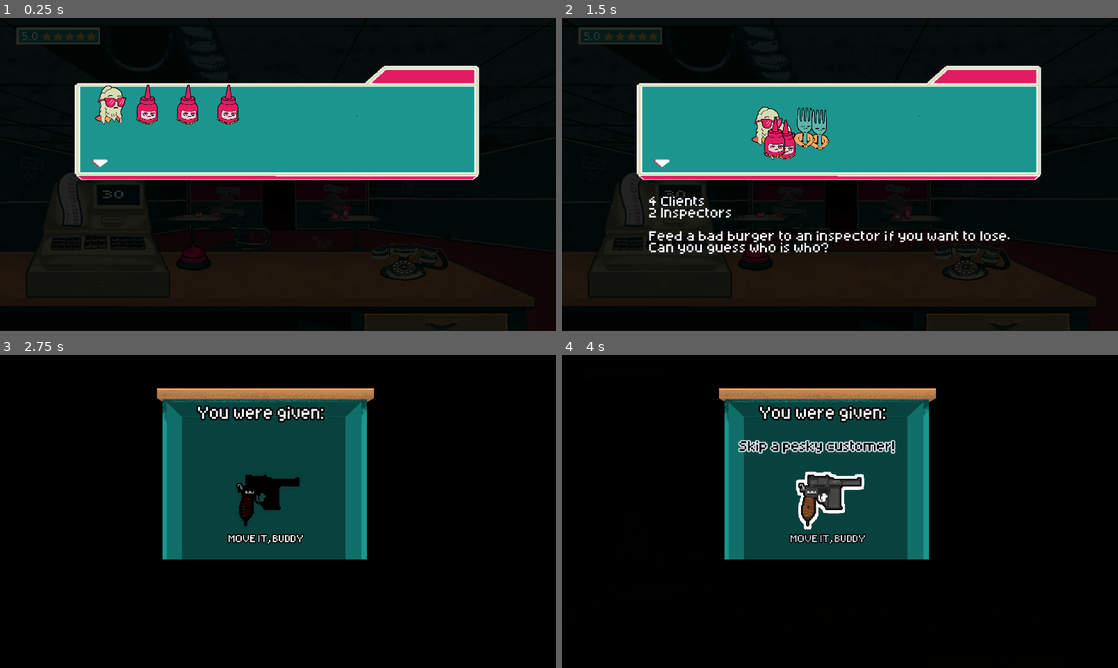
Above: before the commit, frames 1-4 (two rows, left to right).
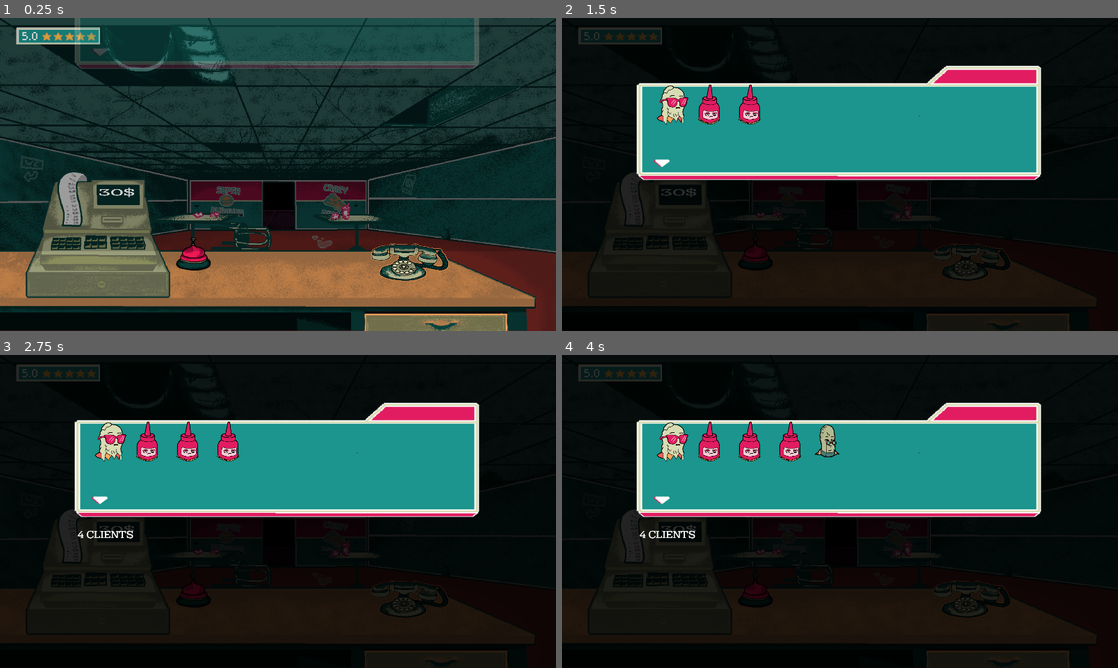
Above: after the commit, the same moments.

Repository: fgnovais/brackeys26.2
Game: Godot game, scene res://UI/level.tscn
Two runs of this game, one before a commit and one after it. Both use one fixed random seed, a clock stepped at 60 frames per second and the inputs below.
Inputs (mouse positions are in pixels of both pictures, inside the frame that each line leads up to):
- Up to frame 1 (0.25 s): no input
- Up to frame 2 (1.5 s): move the mouse to (756, 252) at 0.52 s; hold Space (space) 0.53-1.28 s; click (756, 252) at 0.67 s; move the mouse to (995, 324) at 1.27 s; click (995, 324) at 1.35 s
- Up to frame 3 (2.75 s): tap Space (space) at 1.55 s; click (389, 605) at 2 s, where only the run before the commit has a clickable "START DAY"
- Up to frame 4 (4 s): tap Enter at 2.75 s; move the mouse to (828, 492) at 2.77 s; hold Space (space) 2.78-3.53 s; click (828, 492) at 2.92 s; tap Space (space) at 3.6 s; click (828, 492) at 3.67 s

The runs differ from the first frame. In frame 1, 91% of the frame differs, in the area x 0-100%, y 0-100%; in frame 2, 4.2%; in frame 3, 46%; in frame 4, 46%.

Commit message:
AUDIO

Diff:
--- a/ghetto-restaurant/Assets/inspector_highlight.tres
+++ b/ghetto-restaurant/Assets/inspector_highlight.tres
@@ -4,6 +4,6 @@
 
 [resource]
 shader = ExtResource("1_4bd6i")
-shader_parameter/line_color = Color(1, 0, 0, 1)
+shader_parameter/line_color = Color(1, 0.84313726, 0, 1)
 shader_parameter/line_thickness = 20.0
 shader_parameter/onoff = 1.0
--- a/ghetto-restaurant/UI/bell.tscn
+++ b/ghetto-restaurant/UI/bell.tscn
@@ -4,7 +4,7 @@
 [ext_resource type="PackedScene" uid="uid://dnnwt5r5gbtot" path="res://UI/hover_component.tscn" id="2_fqbv2"]
 [ext_resource type="Texture2D" uid="uid://bi67mdeyk0rab" path="res://UI/bell.png" id="3_akgyd"]
 [ext_resource type="AudioStream" uid="uid://bmr8ni2ai5atl" path="res://Assets/ding.mp3" id="4_fqbv2"]
-[ext_resource type="FontFile" uid="uid://jiffeyp7pgb" path="res://Assets/aseprite.otf" id="5_akgyd"]
+[ext_resource type="FontFile" uid="uid://jiffeyp7pgb" path="res://Assets/oldwest.otf" id="5_akgyd"]
 
 [sub_resource type="LabelSettings" id="LabelSettings_7ta8d"]
 font = ExtResource("5_akgyd")
@@ -25,10 +25,11 @@
 stream = ExtResource("4_fqbv2")
 
 [node name="Label" type="Label" parent="." unique_id=1715014584]
-offset_left = -222.0
-offset_top = -109.0
-offset_right = 436.0
-offset_bottom = -63.0
+offset_left = -230.00002
+offset_top = -94.0
+offset_right = 428.0
+offset_bottom = -48.0
+scale = Vector2(0.795, 0.795)
 text = "Skip Client (Lose 1 Rating)"
 label_settings = SubResource("LabelSettings_7ta8d")
 
--- a/ghetto-restaurant/UI/dialog_box.gd
+++ b/ghetto-restaurant/UI/dialog_box.gd
@@ -10,6 +10,7 @@
 	label.visible_ratio = 0
 	face_card.texture = face
 	#process_mode = Node.PROCESS_MODE_DISABLED
+
 func show_dialog_box(dialog : String):
 	var tween = create_tween()
 	tween.tween_property(self, "modulate", Color.WHITE, 1).finished
--- a/ghetto-restaurant/UI/dialog_box.tscn
+++ b/ghetto-restaurant/UI/dialog_box.tscn
@@ -2,7 +2,7 @@
 
 [ext_resource type="Texture2D" uid="uid://digwcvks4smit" path="res://Assets/client_box.png" id="1_wc47m"]
 [ext_resource type="Script" uid="uid://clkhlurtwx6wv" path="res://UI/dialog_box.gd" id="2_diy2i"]
-[ext_resource type="FontFile" uid="uid://jiffeyp7pgb" path="res://Assets/aseprite.otf" id="3_6co6m"]
+[ext_resource type="FontFile" uid="uid://jiffeyp7pgb" path="res://Assets/oldwest.otf" id="3_6co6m"]
 [ext_resource type="Texture2D" uid="uid://oesd77fs1cu7" path="res://Assets/faces/cop_face.png" id="4_7oaei"]
 
 [sub_resource type="LabelSettings" id="LabelSettings_pncti"]
@@ -21,9 +21,10 @@
 custom_minimum_size = Vector2(128, 128)
 layout_mode = 0
 offset_left = 31.0
-offset_top = 80.0
-offset_right = 495.0
-offset_bottom = 208.0
+offset_top = 51.0
+offset_right = 599.9441
+offset_bottom = 179.0
+scale = Vector2(0.805, 0.805)
 theme_override_fonts/font = ExtResource("3_6co6m")
 text = "Can i get a burger please"
 label_settings = SubResource("LabelSettings_pncti")
--- a/ghetto-restaurant/UI/dialog_system.gd
+++ b/ghetto-restaurant/UI/dialog_system.gd
@@ -37,6 +37,7 @@
 			spawn()
 	else:
 		no_more_dialog.emit()
+		space_bar.hide()
 
 func show_message(text: String) -> void:
 	var inst : DialogBox = dialog_scene.instantiate()
--- a/ghetto-restaurant/UI/get_item.tscn
+++ b/ghetto-restaurant/UI/get_item.tscn
@@ -4,7 +4,7 @@
 [ext_resource type="Texture2D" uid="uid://c1nuyvywtlhd5" path="res://UI/drawer_no_arrow.png" id="2_d48o1"]
 [ext_resource type="PackedScene" uid="uid://bjhkdoe56uyc6" path="res://UI/item_icon.tscn" id="2_p432y"]
 [ext_resource type="Resource" uid="uid://cjbd5fkdnlw4a" path="res://Assets/Items/Lupa.tres" id="4_d48o1"]
-[ext_resource type="FontFile" uid="uid://jiffeyp7pgb" path="res://Assets/aseprite.otf" id="5_bu0nb"]
+[ext_resource type="FontFile" uid="uid://jiffeyp7pgb" path="res://Assets/oldwest.otf" id="5_bu0nb"]
 
 [sub_resource type="Shader" id="Shader_bu0nb"]
 resource_local_to_scene = true
--- a/ghetto-restaurant/UI/inside_phone.tscn
+++ b/ghetto-restaurant/UI/inside_phone.tscn
@@ -7,7 +7,7 @@
 [ext_resource type="Texture2D" uid="uid://h4ats8hdkpyi" path="res://UI/bad_meat.png" id="4_441io"]
 [ext_resource type="Resource" uid="uid://cffxeehgwieho" path="res://Assets/Items/good_meat_resource.tres" id="5_51xre"]
 [ext_resource type="Resource" uid="uid://phng332imj5i" path="res://Assets/Items/bad_meat_resource.tres" id="7_bryqp"]
-[ext_resource type="FontFile" uid="uid://jiffeyp7pgb" path="res://Assets/aseprite.otf" id="8_bryqp"]
+[ext_resource type="FontFile" uid="uid://jiffeyp7pgb" path="res://Assets/oldwest.otf" id="8_bryqp"]
 
 [sub_resource type="Shader" id="Shader_bryqp"]
 resource_local_to_scene = true
@@ -132,19 +132,18 @@
 
 [node name="Description" parent="ItemIcon" index="0" unique_id=1389996503]
 z_index = 2
-offset_left = -18.722214
-offset_top = -32.169033
-offset_right = 2079.858
-offset_bottom = 272.83096
-scale = Vector2(0.12809534, 0.14334267)
+offset_left = -1.3868027
+offset_top = -20.19917
+offset_right = 2097.1934
+offset_bottom = 284.80084
+scale = Vector2(0.15, 0.15)
 text = "Expensive meat"
 
 [node name="Name" parent="ItemIcon" index="1" unique_id=864228699]
-offset_left = 27.0433
-offset_top = 129.42416
-offset_right = 170.07742
-offset_bottom = 217.34149
-scale = Vector2(0.87262356, 0.8509317)
+offset_left = 28.430134
+offset_top = 128.67595
+offset_right = 171.46425
+offset_bottom = 216.59328
 text = "3 = 30$"
 
 [node name="ItemIcon2" parent="." unique_id=1469221418 instance=ExtResource("4_51xre")]
@@ -161,18 +160,18 @@
 
 [node name="Description" parent="ItemIcon2" index="0" unique_id=1389996503]
 z_index = 2
-offset_left = 22.937798
-offset_top = -29.304039
-offset_right = 1712.4026
-offset_bottom = 275.69595
-scale = Vector2(0.1432922, 0.15008344)
+offset_left = 21.408703
+offset_top = -19.780231
+offset_right = 1710.8735
+offset_bottom = 285.21976
+scale = Vector2(0.15, 0.15)
 text = "Cheap Meat"
 
 [node name="Name" parent="ItemIcon2" index="1" unique_id=864228699]
-offset_left = 42.052742
-offset_top = 135.53107
-offset_right = 307.05273
-offset_bottom = 164.53107
+offset_left = 51.22787
+offset_top = 127.47246
+offset_right = 316.22787
+offset_bottom = 163.47246
 text = "? = ?$"
 
 [node name="Label" type="Label" parent="." unique_id=970730162]
--- a/ghetto-restaurant/UI/item_icon.tscn
+++ b/ghetto-restaurant/UI/item_icon.tscn
@@ -2,7 +2,7 @@
 
 [ext_resource type="Texture2D" uid="uid://clcd1j1vfkvpc" path="res://Assets/Items/lupa.png" id="1_pxlly"]
 [ext_resource type="Script" uid="uid://dxsbfwx5rvy5l" path="res://UI/texture_rect.gd" id="2_umbco"]
-[ext_resource type="FontFile" uid="uid://jiffeyp7pgb" path="res://Assets/aseprite.otf" id="3_n06vd"]
+[ext_resource type="FontFile" uid="uid://jiffeyp7pgb" path="res://Assets/oldwest.otf" id="3_n06vd"]
 [ext_resource type="AudioStream" uid="uid://dsng4lpuekalk" path="res://Assets/Audio/UI.wav" id="3_umbco"]
 
 [sub_resource type="Shader" id="Shader_pxlly"]
@@ -39,13 +39,13 @@
 shader_parameter/onoff = 0.2000000095
 
 [sub_resource type="LabelSettings" id="LabelSettings_7ta8d"]
-font_size = 143
+font_size = 101
 font_color = Color(0, 0, 0, 1)
-outline_size = 65
+outline_size = 27
 
 [sub_resource type="LabelSettings" id="LabelSettings_n06vd"]
 font = ExtResource("3_n06vd")
-font_size = 29
+font_size = 26
 outline_size = 13
 outline_color = Color(0, 0, 0, 1)
 
@@ -61,11 +61,11 @@
 z_index = 1
 custom_minimum_size = Vector2(128, 128)
 layout_mode = 0
-offset_left = -28.999996
-offset_top = -86.0
-offset_right = 1667.9058
-offset_bottom = 219.0
-scale = Vector2(0.24555926, 0.22642022)
+offset_left = -35.0
+offset_top = -43.000004
+offset_right = 1661.9058
+offset_bottom = 348.0
+scale = Vector2(0.2, 0.2)
 theme_override_fonts/font = ExtResource("3_n06vd")
 text = "This item is AWESOME!!!"
 label_settings = SubResource("LabelSettings_7ta8d")
@@ -74,9 +74,10 @@
 [node name="Name" type="Label" parent="." unique_id=864228699]
 layout_mode = 0
 offset_left = 4.0
-offset_top = 172.0
-offset_right = 269.0
-offset_bottom = 201.0
+offset_top = 171.0
+offset_right = 343.0
+offset_bottom = 211.0
+scale = Vector2(0.885, 0.885)
 text = "Let's forget this"
 label_settings = SubResource("LabelSettings_n06vd")
 
--- a/ghetto-restaurant/UI/level.tscn
+++ b/ghetto-restaurant/UI/level.tscn
@@ -17,7 +17,7 @@
 [ext_resource type="AudioStream" uid="uid://dtrfksvgsu1wx" path="res://Assets/Audio/Cash Register 2.wav" id="9_1rd7f"]
 [ext_resource type="PackedScene" uid="uid://tvnrhe63rnis" path="res://UI/dialog_box.tscn" id="9_2im43"]
 [ext_resource type="Texture2D" uid="uid://cuqor4c18sm8a" path="res://Assets/player_box.png" id="10_7j0cy"]
-[ext_resource type="FontFile" uid="uid://jiffeyp7pgb" path="res://Assets/aseprite.otf" id="14_jnhw6"]
+[ext_resource type="FontFile" uid="uid://jiffeyp7pgb" path="res://Assets/oldwest.otf" id="14_jnhw6"]
 [ext_resource type="Texture2D" uid="uid://ck7trxt0c1yt1" path="res://UI/hp/0.5.png" id="16_ck4dv"]
 [ext_resource type="Texture2D" uid="uid://cbxjlh5rvtat1" path="res://UI/hp/1.png" id="17_inh4j"]
 [ext_resource type="Texture2D" uid="uid://doubuc8372enn" path="res://UI/hp/1.5.png" id="18_1rd7f"]
@@ -32,6 +32,7 @@
 [ext_resource type="Texture2D" uid="uid://q38td8i5smqa" path="res://UI/hp/4.5.png" id="24_8k21o"]
 [ext_resource type="Texture2D" uid="uid://b7kj0nw3gl1aj" path="res://UI/hp/5.png" id="25_ng07t"]
 [ext_resource type="Texture2D" uid="uid://cf4c0dgx26t30" path="res://Assets/Items/coupon.png" id="31_inh4j"]
+[ext_resource type="AudioStream" uid="uid://bk8yetx121xda" path="res://Assets/Audio/BackGround.wav" id="33_3mdya"]
 
 [sub_resource type="Animation" id="Animation_gjcv7"]
 length = 0.001
@@ -109,6 +110,18 @@
 "update": 0,
 "values": [Vector2(0.43296888, 0.23683104)]
 }
+tracks/3/type = "value"
+tracks/3/imported = false
+tracks/3/enabled = true
+tracks/3/path = NodePath("../../../ServiceController/Money:label_settings:font_color")
+tracks/3/interp = 1
+tracks/3/loop_wrap = true
+tracks/3/keys = {
+"times": PackedFloat32Array(0),
+"transitions": PackedFloat32Array(1),
+"update": 0,
+"values": [Color(1, 1, 1, 1)]
+}
 
 [sub_resource type="Animation" id="Animation_sn240"]
 resource_name = "add_money"
@@ -147,7 +160,19 @@
 "times": PackedFloat32Array(0, 0.26666668, 0.6333333),
 "transitions": PackedFloat32Array(1, 1, 1),
 "update": 0,
-"values": [Vector2(0.43296888, 0.23683104), Vector2(1.598, 0.917), Vector2(0.43296888, 0.23683104)]
+"values": [Vector2(0.3, 0.3), Vector2(1.598, 0.917), Vector2(0.3, 0.3)]
+}
+tracks/3/type = "value"
+tracks/3/imported = false
+tracks/3/enabled = true
+tracks/3/path = NodePath("../../../ServiceController/Money:label_settings:font_color")
+tracks/3/interp = 1
+tracks/3/loop_wrap = true
+tracks/3/keys = {
+"times": PackedFloat32Array(0, 0.26666668, 1.02),
+"transitions": PackedFloat32Array(1, 1, 1),
+"update": 0,
+"values": [Color(1, 1, 1, 1), Color(0, 1, 0, 1), Color(1, 1, 1, 1)]
 }
 
 [sub_resource type="Animation" id="Animation_a8jji"]
@@ -187,7 +212,19 @@
 "times": PackedFloat32Array(0, 0.26666668, 0.6333333),
 "transitions": PackedFloat32Array(1, 1, 1),
 "update": 0,
-"values": [Vector2(0.43296888, 0.23683104), Vector2(1.598, 0.917), Vector2(0.43296888, 0.23683104)]
+"values": [Vector2(0.3, 0.3), Vector2(0.928, 0.518), Vector2(0.3, 0.3)]
+}
+tracks/3/type = "value"
+tracks/3/imported = false
+tracks/3/enabled = true
+tracks/3/path = NodePath("../../../ServiceController/Money:label_settings:font_color")
+tracks/3/interp = 1
+tracks/3/loop_wrap = true
+tracks/3/keys = {
+"times": PackedFloat32Array(0, 0.33, 0.92),
+"transitions": PackedFloat32Array(1, 1, 1),
+"update": 0,
+"values": [Color(1, 1, 1, 1), Color(1, 0, 0, 1), Color(1, 1, 1, 1)]
 }
 
 [sub_resource type="AnimationLibrary" id="AnimationLibrary_a8jji"]
@@ -340,7 +377,7 @@
 
 [sub_resource type="LabelSettings" id="LabelSettings_gjcv7"]
 font = ExtResource("14_jnhw6")
-font_size = 34
+font_size = 27
 outline_size = 23
 outline_color = Color(0, 0, 0, 1)
 
@@ -431,11 +468,11 @@
 
 [node name="GiveGoodBurger" type="Button" parent="ServiceController" unique_id=1464754603]
 layout_mode = 0
-offset_left = 186.0
-offset_top = 378.0
-offset_right = 1530.0
-offset_bottom = 632.0
-scale = Vector2(0.16449213, 0.20953861)
+offset_left = 174.0
+offset_top = 402.0
+offset_right = 1831.0
+offset_bottom = 656.0
+scale = Vector2(0.13, 0.13)
 mouse_default_cursor_shape = 2
 theme_override_fonts/font = ExtResource("14_jnhw6")
 theme_override_font_sizes/font_size = 180
@@ -444,21 +481,21 @@
 
 [node name="GoodStock" type="Label" parent="ServiceController/GiveGoodBurger" unique_id=677769474]
 layout_mode = 0
-offset_left = 1033.4841
-offset_top = -133.62697
-offset_right = 1116.4841
-offset_bottom = -32.62697
-scale = Vector2(4.521559, 1.8394984)
+offset_left = 1369.2308
+offset_top = -253.84604
+offset_right = 1471.2308
+offset_bottom = -152.84604
+scale = Vector2(3, 3)
 text = "10"
 label_settings = SubResource("LabelSettings_hwoix")
 
 [node name="GiveBadBurger" type="Button" parent="ServiceController" unique_id=2032489855]
 layout_mode = 0
-offset_left = 440.0
-offset_top = 382.0
-offset_right = 1656.0
-offset_bottom = 636.0002
-scale = Vector2(0.18579613, 0.20403814)
+offset_left = 464.0
+offset_top = 402.0
+offset_right = 1932.0
+offset_bottom = 656.0002
+scale = Vector2(0.13, 0.13)
 mouse_default_cursor_shape = 2
 theme_override_fonts/font = ExtResource("14_jnhw6")
 theme_override_font_sizes/font_size = 180
@@ -467,11 +504,11 @@
 
 [node name="BadStock" type="Label" parent="ServiceController/GiveBadBurger" unique_id=972599840]
 layout_mode = 0
-offset_left = 801.9544
-offset_top = -127.427185
-offset_right = 884.9544
-offset_bottom = -26.427185
-scale = Vector2(5.2210464, 1.8616925)
+offset_left = 1169.2307
+offset_top = -246.15395
+offset_right = 1271.2307
+offset_bottom = -145.15395
+scale = Vector2(3, 3)
 text = "10"
 label_settings = SubResource("LabelSettings_hwoix")
 
@@ -513,12 +550,12 @@
 [node name="Money" type="Label" parent="ServiceController" unique_id=993466695]
 z_index = 1
 layout_mode = 0
-offset_left = 355.00003
-offset_top = 596.0
-offset_right = 622.0
-offset_bottom = 793.0
+offset_left = 341.0
+offset_top = 583.0
+offset_right = 680.0
+offset_bottom = 780.0
 scale = Vector2(0.43296888, 0.23683104)
-text = "154"
+text = "154$"
 label_settings = SubResource("LabelSettings_7ta8d")
 
 [node name="Day" type="Label" parent="ServiceController" unique_id=2137333337]
@@ -588,11 +625,12 @@
 position = Vector2(508.3644, 277.4718)
 
 [node name="Order" type="Label" parent="Phone" unique_id=1641676396]
-offset_left = 314.79883
-offset_top = 91.56563
-offset_right = 643.7988
-offset_bottom = 140.56563
-text = "Order Meat."
+offset_left = 281.1795
+offset_top = 126.24961
+offset_right = 806.1795
+offset_bottom = 175.2496
+scale = Vector2(0.915, 0.915)
+text = "Order Meat. Wait for dealer."
 label_settings = SubResource("LabelSettings_gjcv7")
 
 [node name="Coupons" type="HBoxContainer" parent="." unique_id=1677973775]
@@ -614,6 +652,11 @@
 [node name="TextureRect3" type="TextureRect" parent="Coupons" unique_id=123354601]
 layout_mode = 2
 texture = ExtResource("31_inh4j")
+
+[node name="Music" type="AudioStreamPlayer" parent="." unique_id=1968365781]
+stream = ExtResource("33_3mdya")
+volume_db = -15.0
+autoplay = true
 
 [connection signal="bell_pressed" from="Bell" to="." method="_on_bell_bell_pressed"]
 [connection signal="serve_bad" from="ServiceController" to="." method="_on_service_controller_serve_bad"]
--- a/ghetto-restaurant/UI/texture_rect.gd
+++ b/ghetto-restaurant/UI/texture_rect.gd
@@ -17,7 +17,7 @@
 	material.set_shader_parameter("onoff",0.2)
 
 	if item.title == ItemManager.Items.GOOD_MEAT:
-		name_label.text = "3 = 30$"
+		name_label.text = "3 = 50$"
 	elif item.title == ItemManager.Items.BAD_MEAT:
 		name_label.text = "? = ?$"
 
--- a/ghetto-restaurant/Utils/clients_asserter.gd
+++ b/ghetto-restaurant/Utils/clients_asserter.gd
@@ -9,12 +9,11 @@
 
 signal start_level
 var label_text = "%s Clients
-%s Inspectors
+%s [color=yellow] Inspectors[/color]
 
-Feed a bad burger to an inspector if you want to lose.
+Feed a [color=maroon]bad[/color] burger to an [color=yellow]inspector[/color] if you want to [b] lose [/b].
 Can you guess who is who?"
-@onready var label: Label = $Label
-
+@onready var label: RichTextLabel = $Label
 
 func _ready() -> void:
 	start.hide()
@@ -63,18 +62,12 @@
 		await get_tree().create_timer(0.2).timeout
 
 	label.text = "%s Clients" % clients_amount + "
-	%s Inspectors" % inspectors_amount
-	await get_tree().create_timer(1).timeout
-
-	label.text = label_text % [str(clients_amount), str(inspectors_amount)]
-
-	for ent in entities_array:
-		print("Current client: ", Client_Info.Type.keys()[ent.type])
-	await play_animation(entities_array)
+%s[color=yellow] Inspectors[/color]" % inspectors_amount
+	await play_animation(entities_array, clients_amount, inspectors_amount)
 
 	return entities_array
 
-func play_animation(entities_array : Array[Client_Info]):
+func play_animation(entities_array : Array[Client_Info], clients_amount : int, inspectors_amount: int):
 	for i in entities_array.size():
 		var info : Client_Info = entities_array[i]
 		var square : TextureRect = h_box_container.get_children()[i]
@@ -82,9 +75,11 @@
 			square.material = ShaderMaterial.new()
 			square.material = INSPECTOR_HIGHLIGHT
 			await get_tree().create_timer(0.5).timeout
+	await get_tree().create_timer(1).timeout
+
+	label.text = label_text % [str(clients_amount), str(inspectors_amount)]
 
 	await get_tree().create_timer(2).timeout
-
 	#get positions
 	var positions: Array[Vector2] = []
 	for ent in h_box_container.get_children():
--- a/ghetto-restaurant/Utils/clients_asserter.tscn
+++ b/ghetto-restaurant/Utils/clients_asserter.tscn
@@ -2,7 +2,7 @@
 
 [ext_resource type="Script" uid="uid://8ji040lkcmgj" path="res://Utils/clients_asserter.gd" id="1_f6fsj"]
 [ext_resource type="Texture2D" uid="uid://digwcvks4smit" path="res://Assets/client_box.png" id="2_07cqi"]
-[ext_resource type="FontFile" uid="uid://jiffeyp7pgb" path="res://Assets/aseprite.otf" id="3_f6fsj"]
+[ext_resource type="FontFile" uid="uid://jiffeyp7pgb" path="res://Assets/oldwest.otf" id="3_f6fsj"]
 
 [sub_resource type="Animation" id="Animation_qx3qn"]
 length = 0.001
@@ -92,9 +92,9 @@
 &"spawn": SubResource("Animation_f6fsj")
 }
 
-[sub_resource type="LabelSettings" id="LabelSettings_7ta8d"]
-font = ExtResource("3_f6fsj")
-font_size = 51
+[sub_resource type="FontVariation" id="FontVariation_f6fsj"]
+base_font = ExtResource("3_f6fsj")
+variation_embolden = 1.6
 
 [node name="ClientsAsserter" type="Control" unique_id=1217629449]
 top_level = true
@@ -140,23 +140,27 @@
 
 [node name="Start" type="Button" parent="." unique_id=1883052980]
 layout_mode = 0
-offset_left = 1164.0001
-offset_top = 831.0
-offset_right = 2007.0001
-offset_bottom = 969.0
-scale = Vector2(0.43257946, 0.5073014)
+offset_left = 1284.0
+offset_top = 910.0
+offset_right = 2152.0
+offset_bottom = 1094.0
+scale = Vector2(0.5, 0.5)
 mouse_default_cursor_shape = 2
 theme_override_fonts/font = ExtResource("3_f6fsj")
 theme_override_font_sizes/font_size = 130
 text = "START DAY"
 
-[node name="Label" type="Label" parent="." unique_id=1875006915]
+[node name="Label" type="RichTextLabel" parent="." unique_id=1389792453]
 layout_mode = 0
-offset_left = 301.0
-offset_top = 616.0
-offset_right = 1846.0
-offset_bottom = 829.0
-scale = Vector2(0.8092432, 0.739522)
-label_settings = SubResource("LabelSettings_7ta8d")
+offset_left = 267.0
+offset_top = 600.0
+offset_right = 2066.6316
+offset_bottom = 1041.5383
+scale = Vector2(0.77182466, 0.7813592)
+theme_override_fonts/normal_font = ExtResource("3_f6fsj")
+theme_override_fonts/bold_font = SubResource("FontVariation_f6fsj")
+theme_override_font_sizes/normal_font_size = 41
+theme_override_font_sizes/bold_font_size = 47
+bbcode_enabled = true
 
 [connection signal="pressed" from="Start" to="." method="_on_start_pressed"]
--- a/ghetto-restaurant/Utils/level.gd
+++ b/ghetto-restaurant/Utils/level.gd
@@ -76,7 +76,7 @@
 func _ready() -> void:
 	for i in 3:
 			coupons.get_child(i).hide()
-	Engine.time_scale = 8
+	Engine.time_scale = 1
 	ItemManager.connect("uberEats", uberEats)
 	ItemManager.connect("bribe", bribe)
 	ItemManager.connect("skip_customer", skip_customer)
@@ -175,7 +175,7 @@
 		refresh_labels()
 
 func refresh_labels():
-	money.text = str(total_money)
+	money.text = str(total_money) + "$"
 	good_stock.text = str(good_stock_amount)
 	bad_stock.text = str(bad_stock_amount)
 	day.text = "DAY: " + str(current_day)
@@ -459,6 +459,8 @@
 			cancel_deal.show()
 			take_deal.show()
 
+	current_client.dialog_system.space_bar.hide()
+
 func hide_dialogs_and_buttons() -> void:
 	#await dialog_box.hide_dialog_box()
 	await player_box.hide_dialog_box()
@@ -484,6 +486,7 @@
 		current_client.dialog_system.clear_dialogs()
 		current_client.dialog_system.show_message(current_client.client_info.cop_dialog.pick_random())
 		current_client.dialog_system.show_message("You have been caught, you will have to pay a 30$ fine now!")
+		current_client.dialog_system.space_bar.hide()
 
 	update_money(fine_amount, false)
 	await get_tree().create_timer(2.0).timeout
@@ -500,11 +503,12 @@
 		total_money += amount
 		register_audio.stream = CASH_REGISTER_2
 		register_audio.pitch_scale = 1
+		register_player.play("add_money")
 	else:
 		total_money -= amount
 		register_audio.stream = COINS_2
-		register_audio.pitch_scale = 0.7
-	register_player.play("add_money")
+		register_audio.pitch_scale = 0.5
+		register_player.play("remove_money")
 
 	pay_fine.show()
 
Not shown, changed: ghetto-restaurant/Assets/Audio/BackGround.wav.import
Binary file removed: ghetto-restaurant/Assets/aseprite.otf
Binary file added: ghetto-restaurant/Assets/oldwest.otf
Not shown, changed: ghetto-restaurant/Assets/oldwest.otf.import
